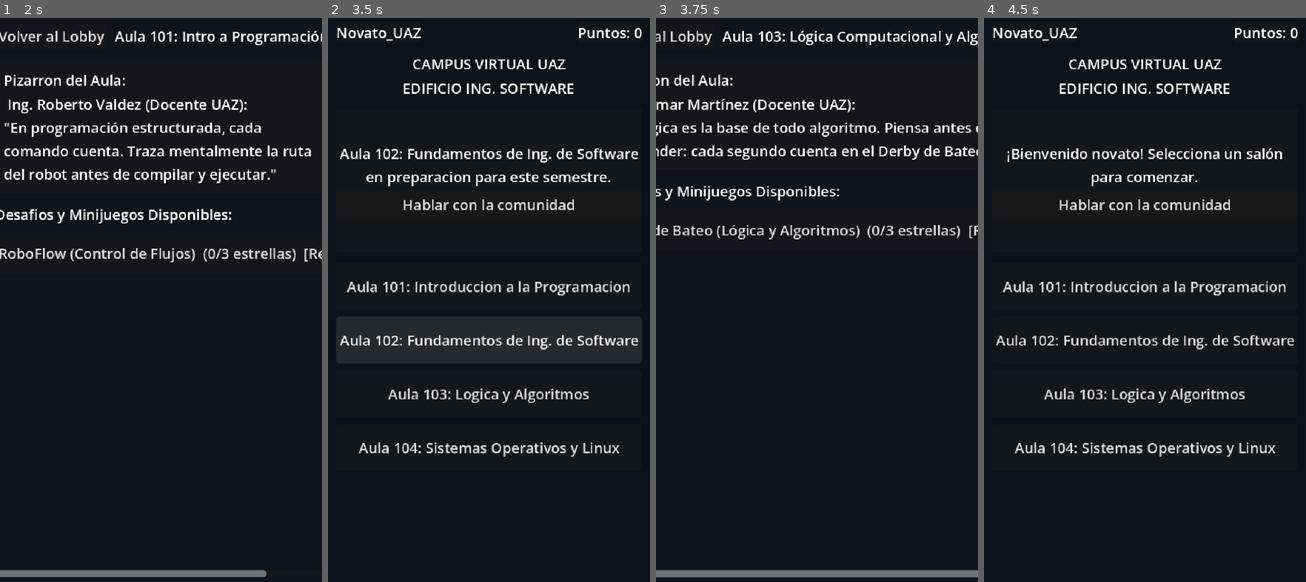
Above: before the commit, frames 1-4 (left to right).
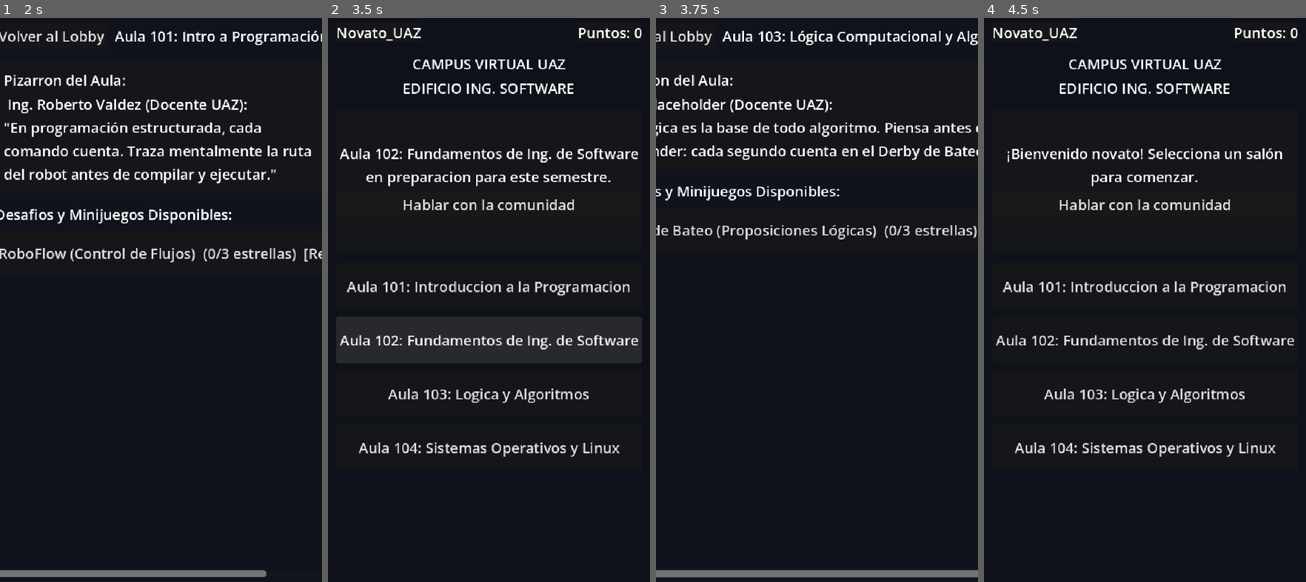
Above: after the commit, the same moments.

Repository: Bijou91/Morelosoft-International-Solutions
Game: Godot game, scene res://scenes/campus/Lobby.tscn
Same seed, same stepped clock (60 frames per second), same inputs: the game is played once before the commit and once after it.
Inputs:
- Up to frame 1 (2 s): click "Hablar con la comunidad" at 0.5 s; click "Aula 101: Introduccion a la P…" at 1.25 s
- Up to frame 2 (3.5 s): click "Volver al Lobby" at 2 s; click "Aula 102: Fundamentos de Ing.…" at 2.75 s
- Up to frame 3 (3.75 s): click "Aula 103: Logica y Algoritmos" at 3.5 s
- Up to frame 4 (4.5 s): click "Volver al Lobby" at 4.25 s

Frames 1-2 are identical in both runs. In frame 3, 1.6% of the frame differs, in the area x 0-100%, y 14-40%; in frame 4, nothing differs.

Commit message:
Corrección de información en AulaLogica.tscn

Diff:
--- a/pixeling/scenes/classroom/AulaLogica.tscn
+++ b/pixeling/scenes/classroom/AulaLogica.tscn
@@ -5,10 +5,10 @@
 [node name="AulaLogica" unique_id=1211487495 instance=ExtResource("1_cbase")]
 classroom_name = "Aula 103: Lógica Computacional y Algoritmos"
 subject_code = "LOG-01"
-teacher_name = "Ing. Omar Martínez (Docente UAZ)"
+teacher_name = "Ing. Placeholder (Docente UAZ)"
 teacher_tip = "La lógica es la base de todo algoritmo. Piensa antes de responder: cada segundo cuenta en el Derby de Bateo."
 minigames_list = Array[Dictionary]([{
 "id": "derby_de_bateo",
-"name": "Derby de Bateo (Lógica y Algoritmos)",
+"name": "Derby de Bateo (Proposiciones Lógicas)",
 "scene": "res://scenes/minigames/logica/derby_de_bateo/DerbyDeBateo.tscn"
 }])
